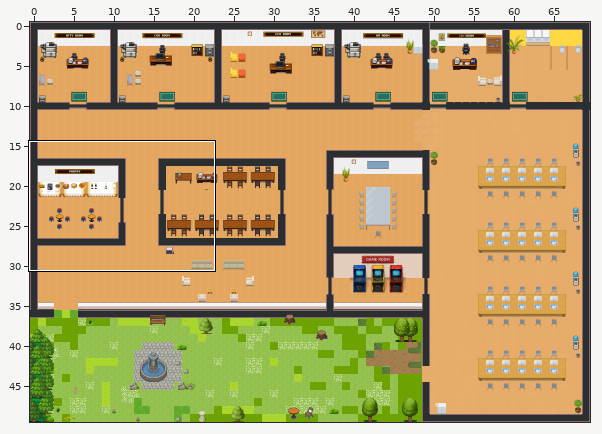
An edit to a level. Tiled map (JSON), office.tmj. The first picture is a wide view before the edit; the outline marks the close-up.
Close-up. The starting point:
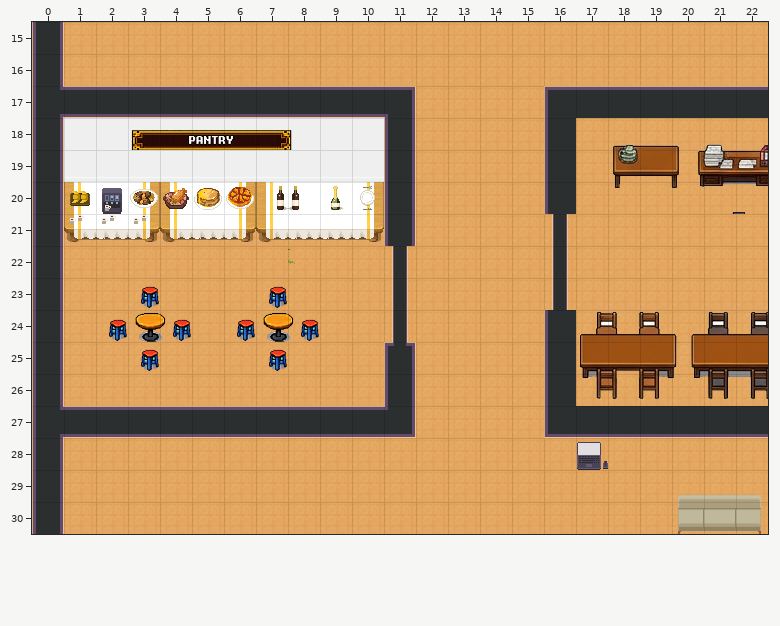
Cells are 32x32 px. Shown: x 0..22, y 15..30. The commit also changed other parts of the map, which this record leaves out.
After:
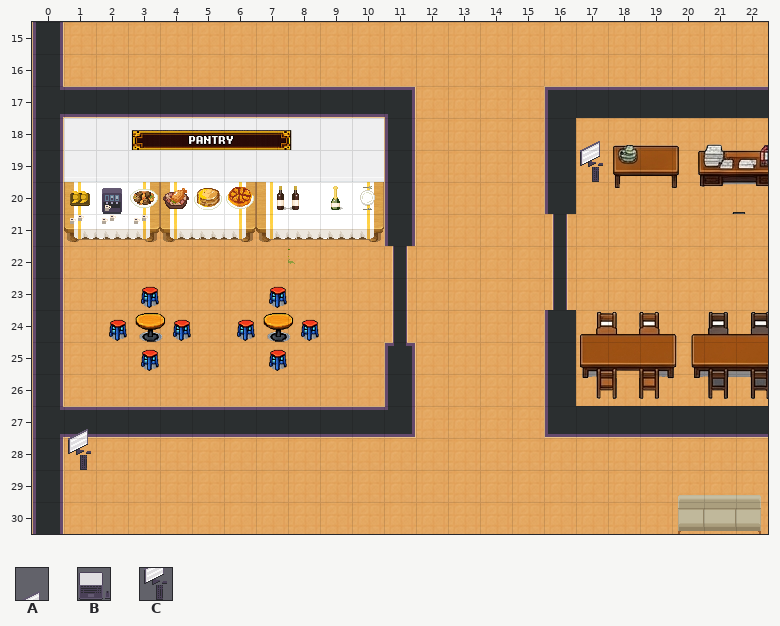
Key: from "WA_Miscellaneous": A 20, B 23, C 30.
_ is an empty cell.
The edit:
{"where": "layer \"furniture/furniture1\""}
{"y":28,"x":17,"old":"B","new":"_"}
{"where": "layer \"furniture/furniture3\""}
{"y":18,"x":17,"old":"_","new":"A"}
{"y":19,"x":17,"old":"_","new":"C"}
{"y":27,"x":1,"old":"_","new":"A"}
{"y":28,"x":1,"old":"_","new":"C"}
{"y":28,"x":17,"old":"B","new":"_"}
